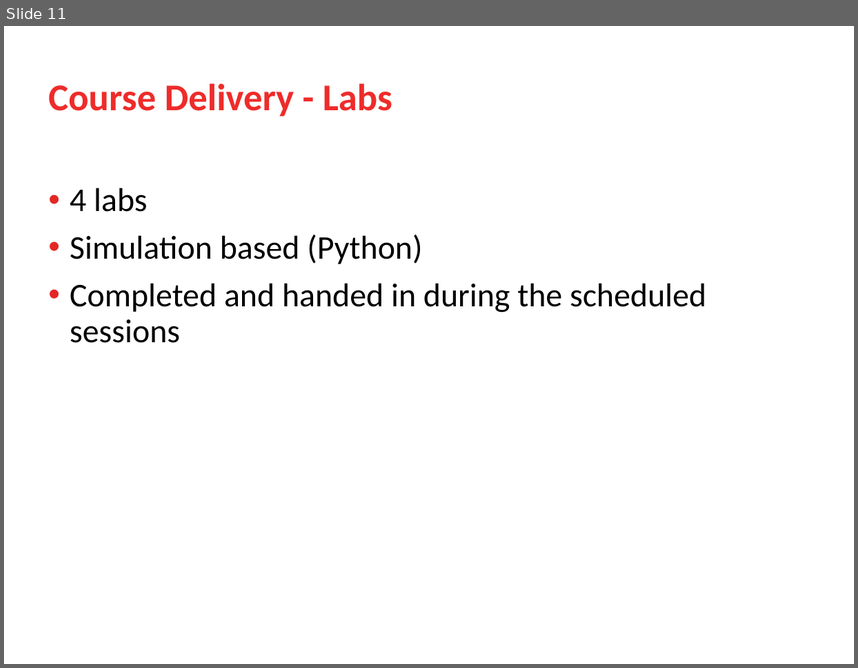
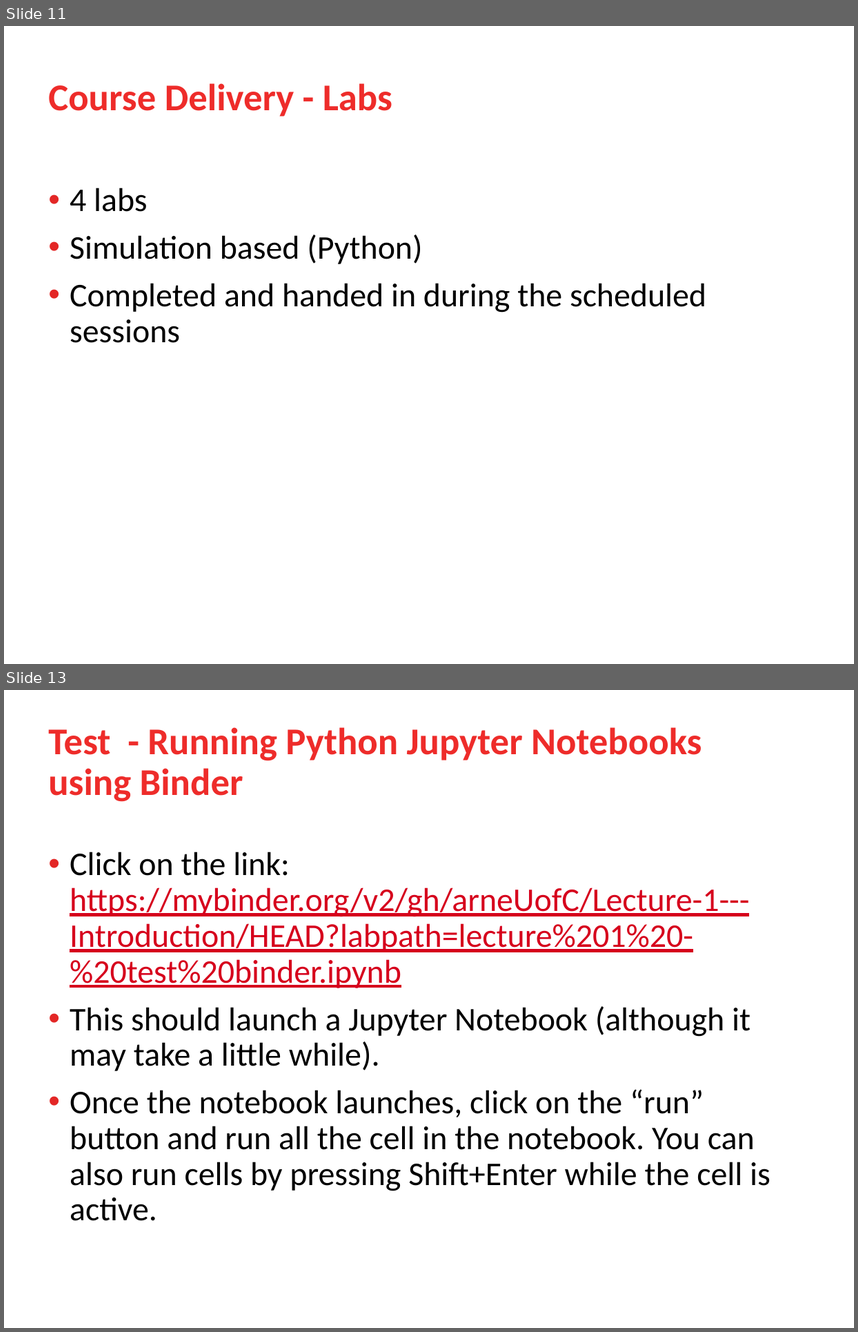
Before and after one commit to arneUofC/Lecture-1---Introduction, a slide deck: lecture 1 - introduction.pptx. Shown one above the other, each under a label of ours: slide 11 before the commit, slides 11 and 13 after it; the slides between them are not shown. The pictures are 858x668 and 858x1332 pixels, drawn with LibreOffice and Linux fonts; fonts in the diff are those of the drawing; background and template pictures are left out. Boxes give left, top, right and bottom in pixels: in the first picture for what was removed or moved away, otherwise in the second. Text is boxed around its words. In the diff, an @@ line names an element or a change of style, - is before the commit and + after.

Commit message:
cleared all cells

```diff
--- a/lecture 1 - introduction.pptx
+++ b/lecture 1 - introduction.pptx
@@ slide 13 added at (4, 690, 854, 1328), background picture (left out) @@
@@ title added at (48, 727, 702, 802), 32 pt, text #EE2C2A, bold @@
+Test - Running Python Jupyter Notebooks using Binder
@@ text added at (70, 851, 771, 1221), 28 pt, text #000000 @@
+• Click on the link: https://mybinder.org/v2/gh/arneUofC/Lecture-1---Introduction/HEAD?labpath=lecture%201%20-%20test%20binder.ipynb
+• This should launch a Jupyter Notebook (although it may take a little while).
+• Once the notebook launches, click on the “run” button and run all the cell in the notebook. You can also run cells by pressing Shift+Enter while the cell is active.
@@ page number added at (642, 1290, 833, 1312), 10 pt, text #FFFFFF @@
+13
```
Also in this commit, not shown: 1 other slide added.
